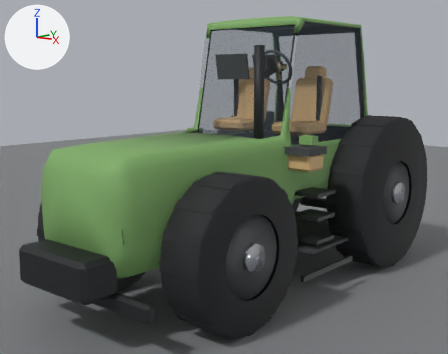
One commit to the Blender file docs/round30/vehicles/Blender-TRACTOR.blend: the scene before it, then after it.
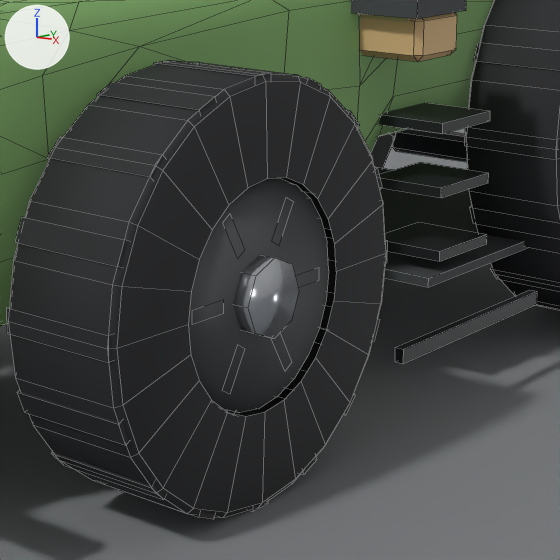
The first picture shows the older version from a 50 mm camera at (4.35, -5.56, 2.27) aimed at (-0.12, -0.32, 1.17). The close-ups show the older and then the newer version on the part from 35% to 81% of the width and 42% to 100% of the height of that picture. Only the edits that show in the close-ups are written down. Lighting does not change. The marker at upper left points along +X, +Y and +Z. The close-ups show mesh edges as thin lines.

Names of what the first close-up shows: 'Body', 'Interior_CarRoot_InteriorDark', 'Interior_CarRoot_InteriorLeather', 'PreviewGround', 'Surface_CarRoot_BlackTrim', 'Surface_WheelFrontL_Tyre', 'Surface_WheelRearL_Tyre', 'WheelFrontL_Hub', 'WheelFrontL_Rim' and 2 more.
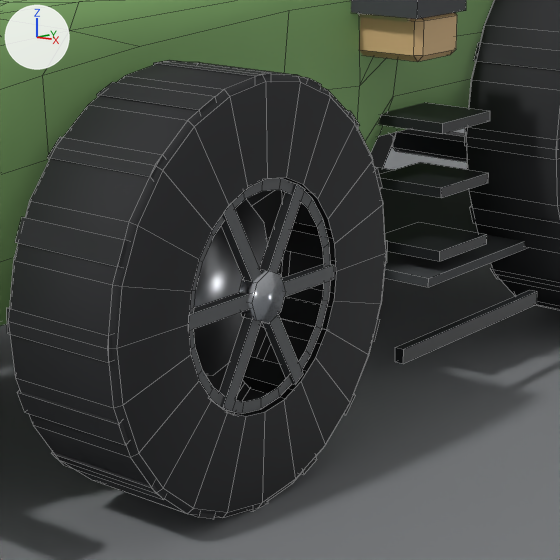
Diff of the bpy script that builds the scene:
```diff
--- a/docs/round30/vehicles/Blender-TRACTOR.blend.py
+++ b/docs/round30/vehicles/Blender-TRACTOR.blend.py
@@ mat_brakedisc @@
+mat_brakedisc = principled_material('BrakeDisc')
+mat_brakedisc.base_color = (0.42, 0.43, 0.45)  # grey #adafb3
+mat_brakedisc.metallic = 1.0
+mat_brakedisc.roughness = 0.35
@@ me_cylinder_009 @@
 # used by ob_wheelfrontl_hub; parent = ob_wheelfrontl; location = (0.225, 0.0, 0.0); rotation_euler = (0.0, 1.571, 0.0), in degrees (0, 90, 0)
-me_cylinder_009.from_pydata(...)  # 16 vertices, 10 faces; spans x -0.133..0.133, y -0.133..0.133, z -0.038..0.038
+me_cylinder_009.from_pydata(...)  # 16 vertices, 10 faces; spans x -0.087..0.087, y -0.087..0.087, z -0.03..0.03
+# me_cylinder_009 part 1: the whole mesh is scaled about its middle by (0.657, 0.657, 0.8)
 me_cylinder_009.materials.append(mat_hub)
@@ me_cylinder_008_1 @@
+me_cylinder_008_1.from_pydata(...)  # a 12-sided cylinder along z spanning x -0.312..0.312, y -0.312..0.312, z -0.01..0.01
+me_cylinder_008_1.polygons.foreach_set('use_smooth', [True] * 14)
+me_cylinder_008_1.materials.append(mat_brakedisc)  # grey #adafb3
@@ me_wheelfrontl_rimlipmesh @@
+me_wheelfrontl_rimlipmesh.from_pydata(...)  # 96 vertices, 60 faces; spans x 0.19..0.225, y -0.38..0.38, z -0.38..0.38
+me_wheelfrontl_rimlipmesh.materials.append(mat_rim)  # dark grey #4d5052
@@ ob_wheelfrontl_rim @@
-ob_wheelfrontl_rim = bpy.data.objects.new('WheelFrontL_Rim', me_cylinder_008)
-ob_wheelfrontl_rim.parent = ob_wheelfrontl
-ob_wheelfrontl_rim.location = (0.175, 0.0, 0.0)
-ob_wheelfrontl_rim.rotation_euler = (0.0, 1.571, 0.0)  # degrees (0, 90, 0)
@@ ob_wheelfrontl_hub @@
 ob_wheelfrontl_hub.parent = ob_wheelfrontl
-ob_wheelfrontl_hub.location = (0.225, 0.0, 0.0)
+ob_wheelfrontl_hub.location = (0.212, 0.0, 0.0)
 ob_wheelfrontl_hub.rotation_euler = (0.0, 1.571, 0.0)  # degrees (0, 90, 0)
@@ ob_wheelfrontl_brakedisc @@
+ob_wheelfrontl_brakedisc = bpy.data.objects.new('WheelFrontL_BrakeDisc', me_cylinder_008_1)
+ob_wheelfrontl_brakedisc.parent = ob_wheelfrontl
+ob_wheelfrontl_brakedisc.location = (0.0, 0.0, 0.0)
+ob_wheelfrontl_brakedisc.rotation_euler = (0.0, 1.571, 0.0)  # degrees (0, 90, 0)
@@ ob_surface_wheelfrontl_rim @@
+ob_surface_wheelfrontl_rim = bpy.data.objects.new('Surface_WheelFrontL_Rim', me_wheelfrontl_rimlipmesh)
+ob_surface_wheelfrontl_rim.parent = ob_wheelfrontl
+ob_surface_wheelfrontl_rim.location = (0.0, 0.0, 0.0)
```

Where the change shows, as pixel boxes [x1, y1, x2, y2] in the close-ups (560 x 560 px):
'WheelFrontL_Rim', deleted: before [188, 178, 329, 413]
'Surface_WheelFrontL_Rim', added: after [188, 178, 334, 414]
'WheelFrontL_BrakeDisc', added: after [193, 199, 268, 376]
'WheelFrontL_Hub', moved, rescaled (28% narrower, 34% shorter): before [233, 255, 299, 339]; after [239, 269, 286, 324]
